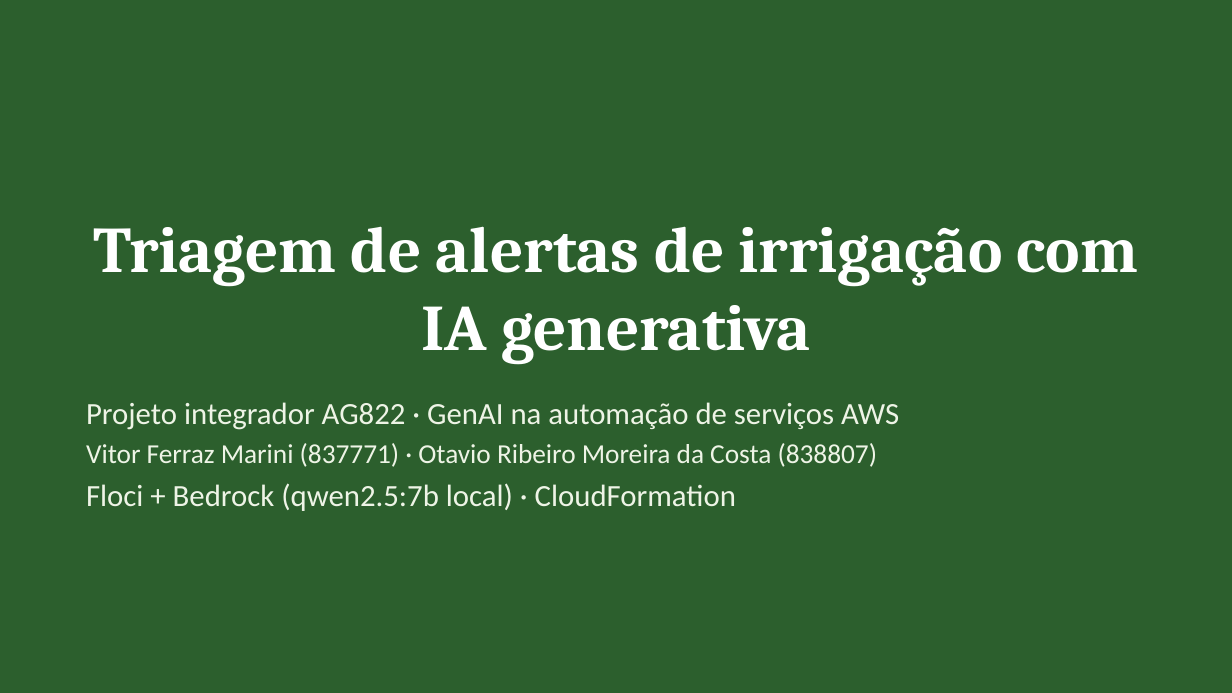
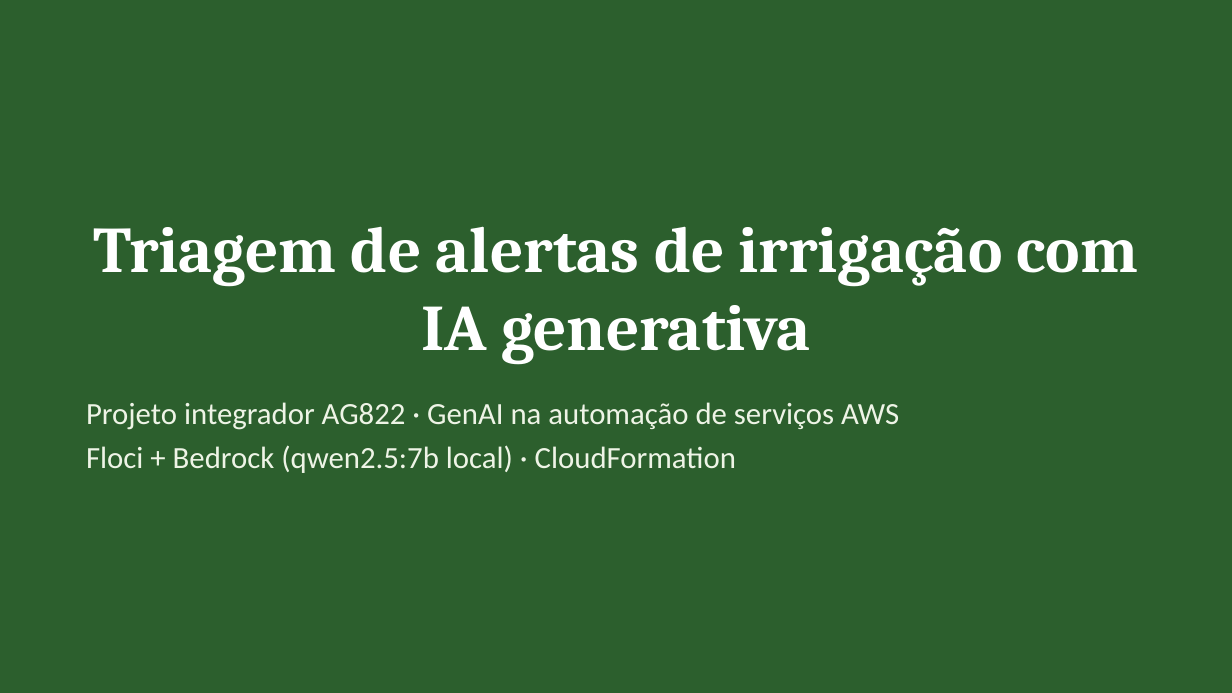
Before and after one commit to Vitor-Marini/ag822-genai-aws-floci, a slide deck: slide 1 of apresentacao/projeto-integrador.pptx. Drawn at 1232x693 pixels with LibreOffice and Linux fonts; fonts in the diff are those of the drawing. Boxes give left, top, right and bottom in pixels: in the first picture for what was removed or moved away, otherwise in the second. Text is boxed around its words. In the diff, an @@ line names an element or a change of style, - is before the commit and + after.

```diff
--- a/apresentacao/projeto-integrador.pptx
+++ b/apresentacao/projeto-integrador.pptx
@@ text at [86,443,878,467]: paragraph removed @@
-Vitor Ferraz Marini (837771) · Otavio Ribeiro Moreira da Costa (838807)
```
Also in this commit, not shown: 3 other files.
